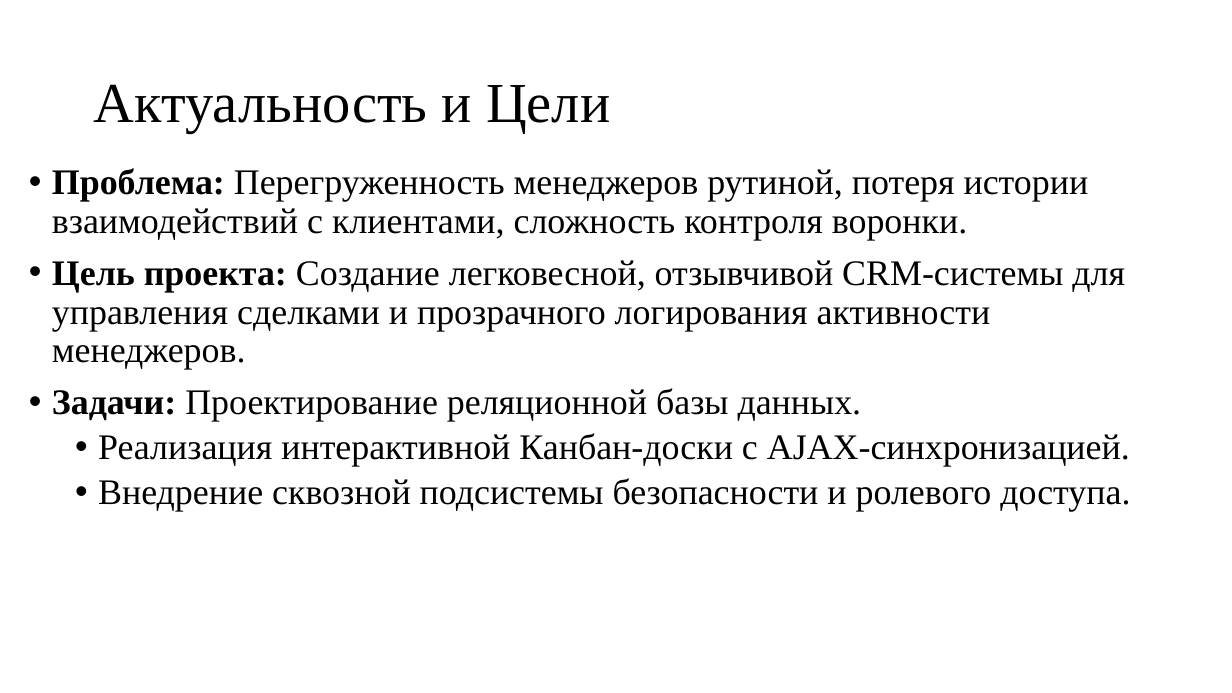
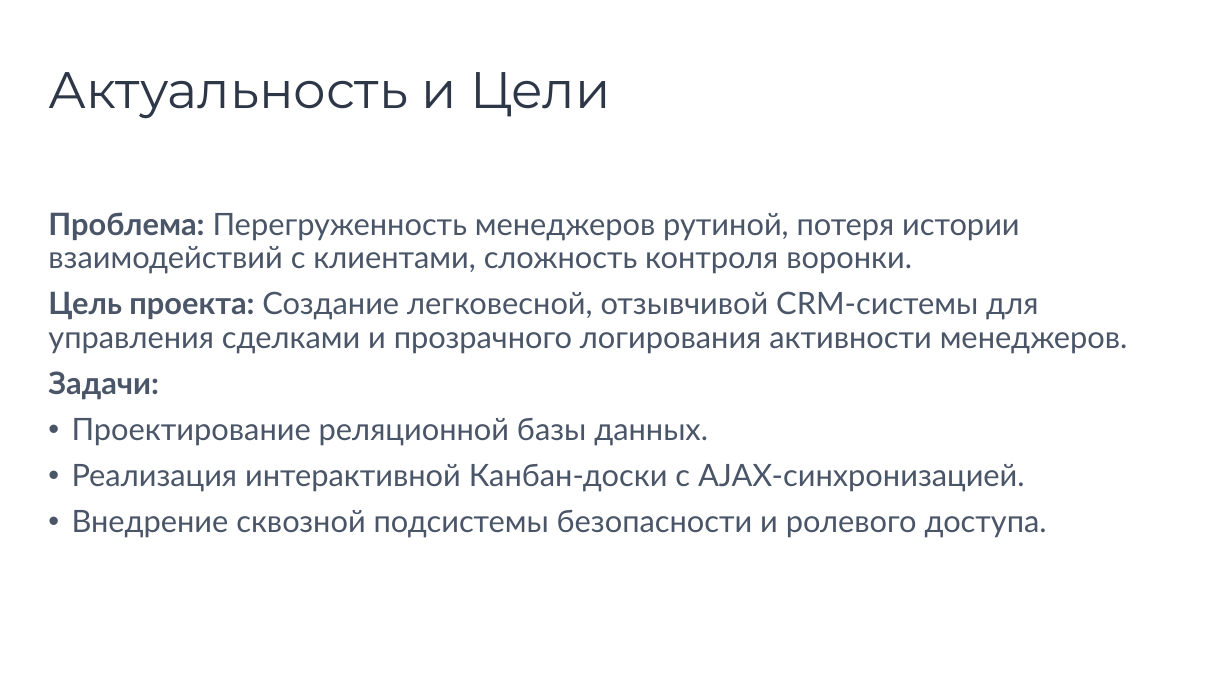
Before and after one commit to k1rer/Diplom-CRM, a slide deck: slide 2 of Resources/CRM.pptx. Drawn at 1232x693 pixels with LibreOffice and Linux fonts; fonts in the diff are those of the drawing. Boxes give left, top, right and bottom in pixels: in the first picture for what was removed or moved away, otherwise in the second. Text is boxed around its words. In the diff, an @@ line names an element or a change of style, - is before the commit and + after.

```diff
--- a/Resources/CRM.pptx
+++ b/Resources/CRM.pptx
@@ title "Актуальность и Цели": place and size @@
-title "Актуальность и Цели" at [94, 84, 610, 133]
+title "Актуальность и Цели" at [48, 72, 610, 119]
@@ title "Актуальность и Цели" at [48, 72, 610, 119]: size 44 to 40 pt, font Times New Roman to Montserrat, text colour #000000 to #2D3748 @@
@@ text "Проблема: Перегруженность менеджеров рутиной, потеря ...": place and size @@
-text "Проблема: Перегруженность менеджеров рутиной, потеря ..." at [52, 168, 1130, 512]
+text "Проблема: Перегруженность менеджеров рутиной, потеря ..." at [48, 212, 1128, 538]
@@ text at [48, 212, 1128, 538]: size 28 to 24 pt, font Times New Roman to Lato, text colour #000000 to #4A5568 in "Проблема: Перегруженность менеджеров рутиной, потеря истории ...", "Цель проекта: Создание легковесной, отзывчивой CRM-системы д ...", "Реализация интерактивной Канбан-доски с AJAX-синхронизацией.", "Внедрение сквозной подсистемы безопасности и ролевого доступ ..."; bullet • to none; list level 2 to 1 in "Реализация интерактивной Канбан-доски с AJAX-синхронизацией."; list level 2 to 1 in "Внедрение сквозной подсистемы безопасности и ..." @@
@@ text at [48, 371, 708, 446]: text changed; size 28 to 24 pt; font Times New Roman to Lato; text colour #000000 to #4A5568 @@
-• Задачи: Проектирование реляционной базы данных.
+Задачи:
+• Проектирование реляционной базы данных.
```
Also in this commit, not shown: 2 other slides changed, 5 slides added.
